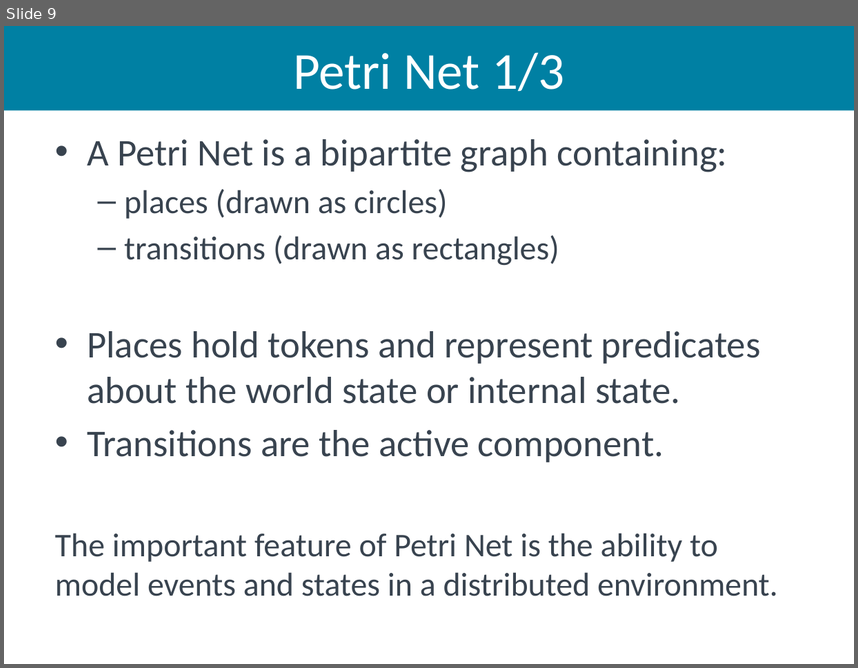
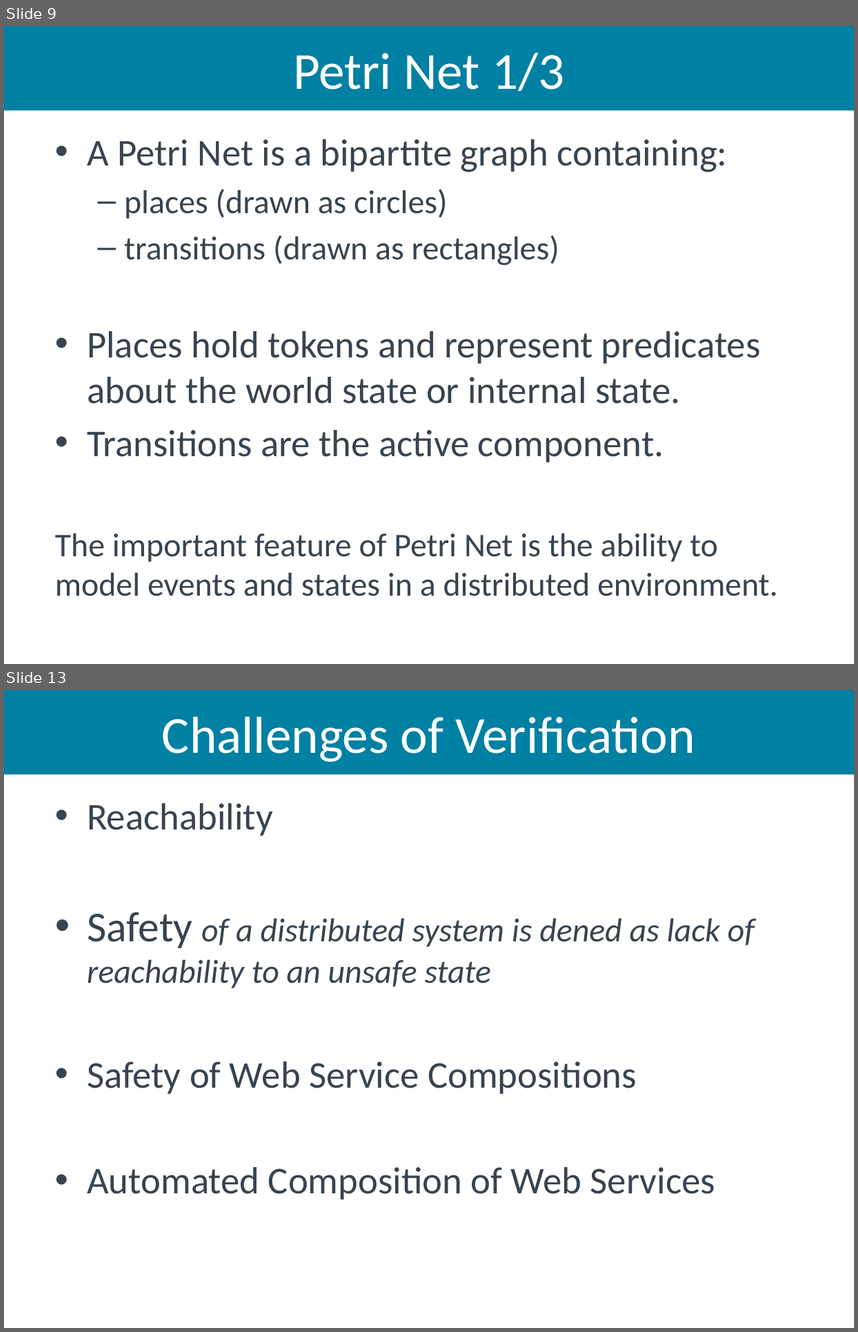
Before and after one commit to aiked/cs565, a slide deck: presentation/michath_slides.pptx. Shown one above the other, each under a label of ours: slide 9 before the commit, slides 9 and 13 after it; the slides between them are not shown. The pictures are 858x668 and 858x1332 pixels, drawn with LibreOffice and Linux fonts; fonts in the diff are those of the drawing. Boxes give left, top, right and bottom in pixels: in the first picture for what was removed or moved away, otherwise in the second. Text is boxed around its words. In the diff, an @@ line names an element or a change of style, - is before the commit and + after.

```diff
--- a/presentation/michath_slides.pptx
+++ b/presentation/michath_slides.pptx
@@ slide 13 added at (4, 690, 854, 1328), background #FFFFFF @@
@@ title added at (4, 690, 854, 774), fill #0080A3, 44 pt, text #FFFFFF @@
+Challenges of Verification
@@ text added at (87, 803, 755, 1199), 32 pt, text #38434F @@
+• Reachability
+• Safety of a distributed system is dened as lack of reachability to an unsafe state
+• Safety of Web Service Compositions
+• Automated Composition of Web Services
```
Also in this commit, not shown: 1 slide changed, 4 other slides added, 10 other files.
